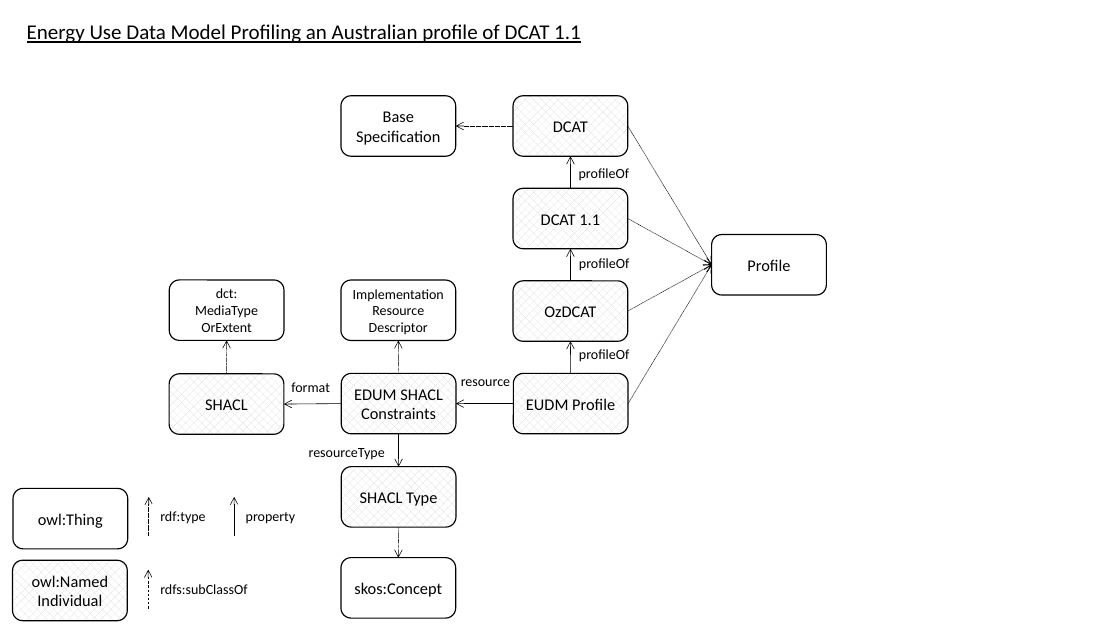
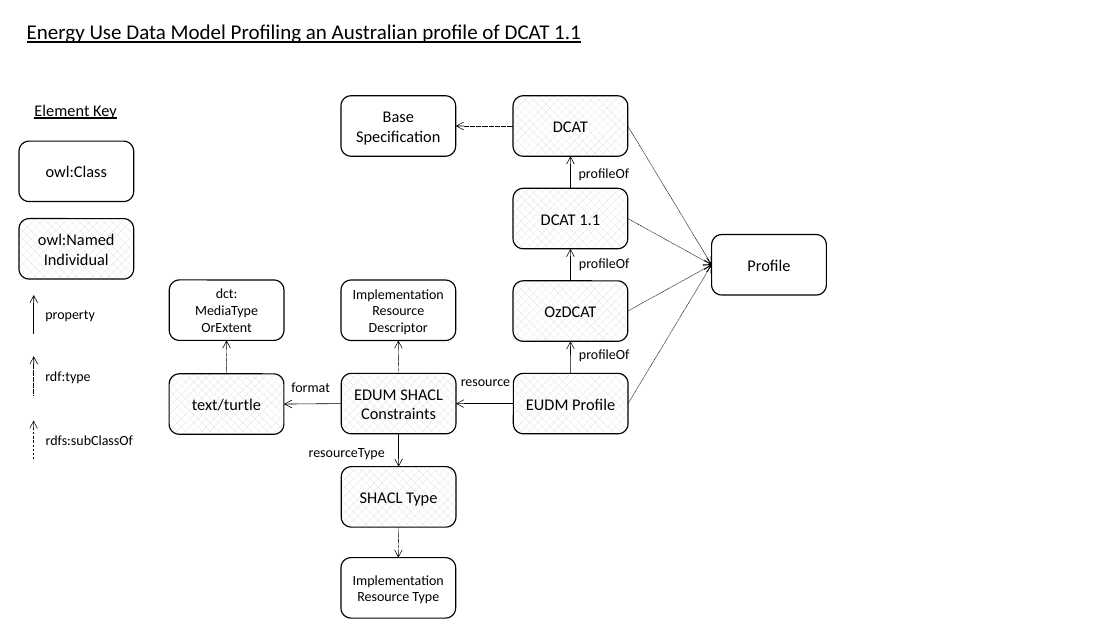
Before and after one commit to w3c/dxwg, a slide deck: slide 6 of profiledesc/profiledesc-diagrams.pptx. Drawn at 1120x630 pixels with LibreOffice and Linux fonts; fonts in the diff are those of the drawing. Boxes give left, top, right and bottom in pixels: in the first picture for what was removed or moved away, otherwise in the second. Text is boxed around its words. In the diff, an @@ line names an element or a change of style, - is before the commit and + after.

```diff
--- a/profiledesc/profiledesc-diagrams.pptx
+++ b/profiledesc/profiledesc-diagrams.pptx
@@ text added at <box>34,104,117,119</box>, 14 pt, text #000000, underline @@
+Element Key
@@ rounded rectangle added at <box>19,141,134,202</box>, outline #000000 1 pt, 14 pt, text #000000 @@
+owl:Class
@@ rounded rectangle "owl:Named Individual": place and size @@
-rounded rectangle "owl:Named Individual" at <box>13,560,128,621</box>
+rounded rectangle "owl:Named Individual" at <box>19,218,134,279</box>
@@ arrow moved from (234, 536) - (234, 497) to (34, 334) - (34, 295) @@
@@ text "property": place and size @@
-text "property" at <box>246,512,296,524</box>
+text "property" at <box>45,310,95,322</box>
@@ arrow moved from (149, 536) - (149, 497) to (34, 395) - (34, 356) @@
@@ text "rdf:type": place and size @@
-text "rdf:type" at <box>160,511,205,524</box>
+text "rdf:type" at <box>45,371,90,384</box>
@@ text in rounded rectangle at <box>192,398,261,411</box>: text changed @@
-SHACL
+text/turtle
@@ arrow moved from (148, 609) - (148, 570) to (34, 460) - (34, 421) @@
@@ text "rdfs:subClassOf": place and size @@
-text "rdfs:subClassOf" at <box>160,584,247,594</box>
+text "rdfs:subClassOf" at <box>46,435,133,445</box>
@@ rounded rectangle removed at <box>13,488,128,549</box> @@
-owl:Thing
@@ text in rounded rectangle at <box>353,575,444,604</box>: text changed; size 14 to 12 pt @@
-skos:Concept
+Implementation Resource Type
```
Also in this commit, not shown: 3 other slides changed, 5 other files.
